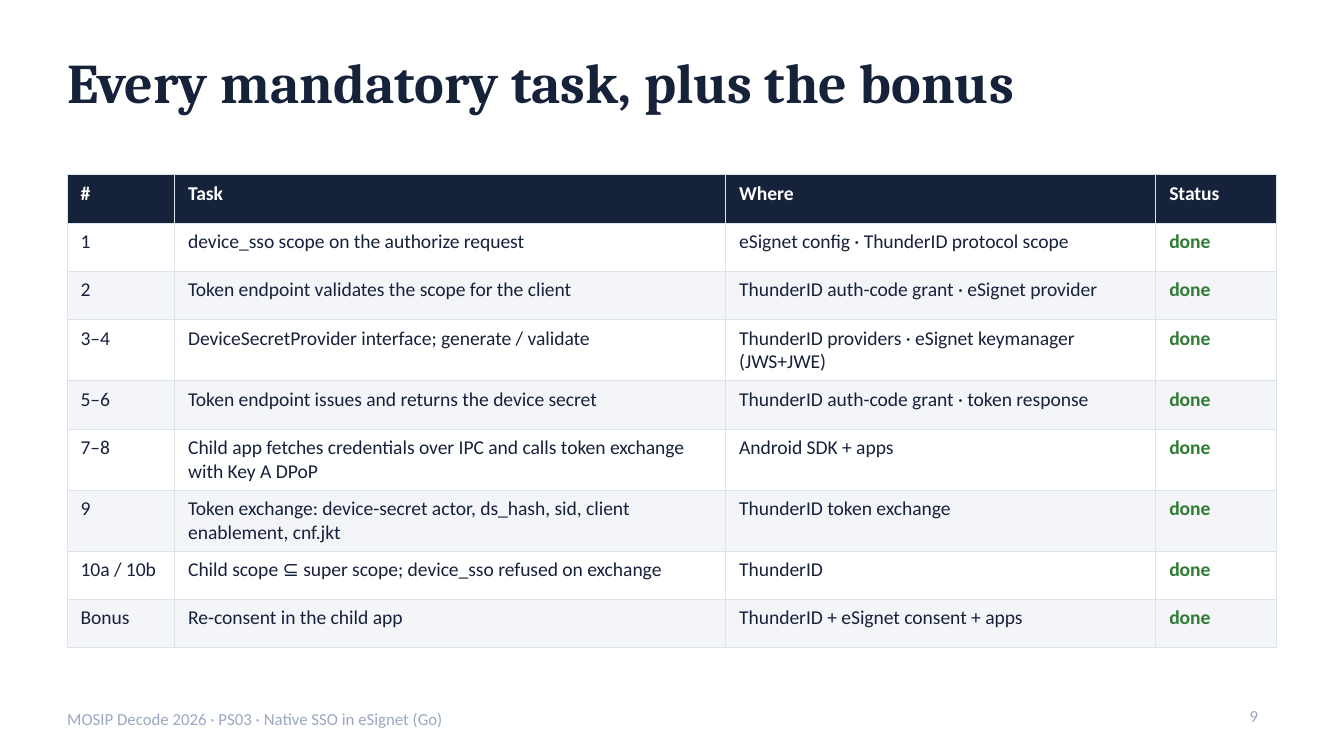
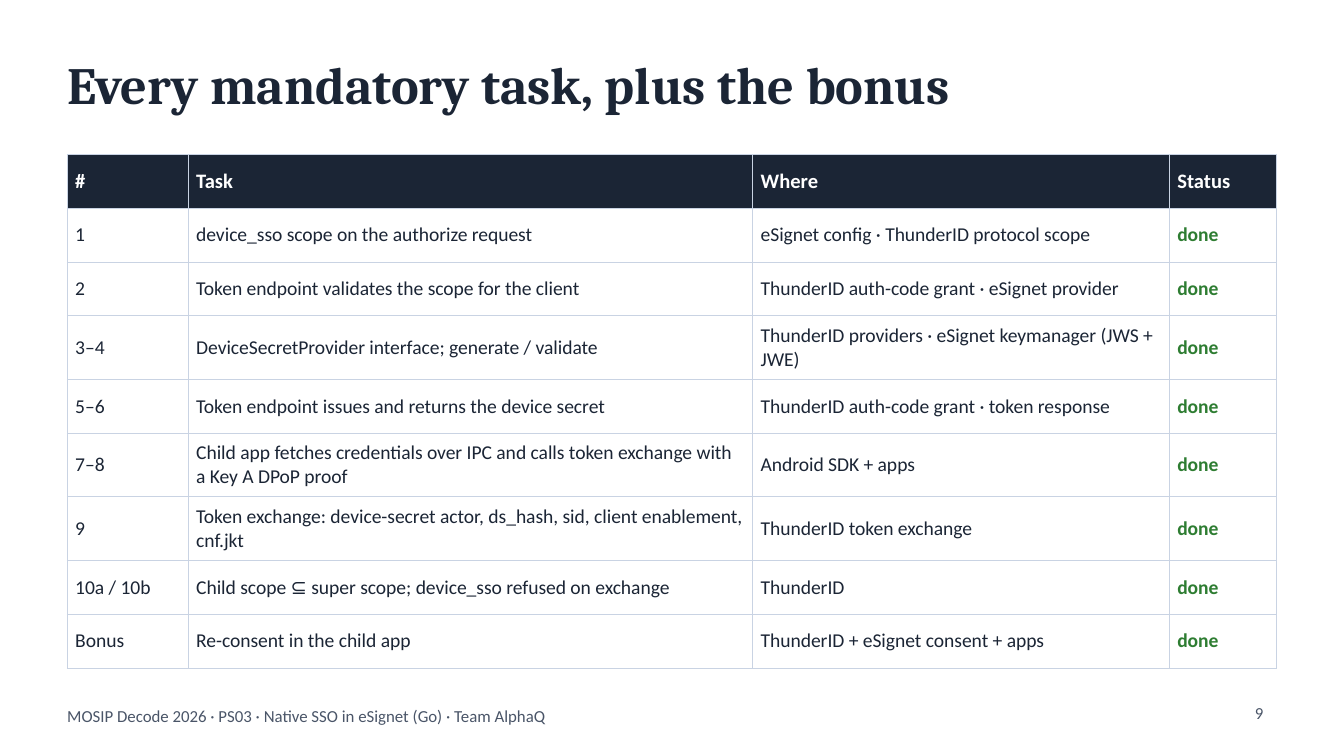
Before and after one commit to DevAnuragT/mosip-decode-2026-native-sso, a slide deck: slide 9 of docs/pitch-deck.pptx. Drawn at 1344x756 pixels with LibreOffice and Linux fonts; fonts in the diff are those of the drawing. Boxes give left, top, right and bottom in pixels: in the first picture for what was removed or moved away, otherwise in the second. Text is boxed around its words. In the diff, an @@ line names an element or a change of style, - is before the commit and + after.

```diff
--- a/docs/pitch-deck.pptx
+++ b/docs/pitch-deck.pptx
@@ title "Every mandatory task, plus the ..." at <box>67,67,950,116</box>: size 30 to 28 pt, text colour #16213A to #1B2535; vertical alignment top to middle @@
@@ table at <box>67,155,1277,655</box> @@
-row 4, column 3: ThunderID providers · eSignet keymanager (JWS+JWE)
+row 4, column 3: ThunderID providers · eSignet keymanager (JWS + JWE)
-row 6, column 2: Child app fetches credentials over IPC and calls token exchange with Key A DPoP
+row 6, column 2: Child app fetches credentials over IPC and calls token exchange with a Key A DPoP proof
@@ fill #16213A to #1B2535 in row 1 @@
@@ fill #F3F5F9 to #FFFFFF in 16 cells @@
@@ size 10.5 to 11 pt in "#", "Task", "Where", "Status" @@
@@ text colour #16213A to #1B2535 in "1", "device_sso scope on the authorize request", "eSignet config · ThunderID protocol scope", "2" and 18 more places @@
@@ borders changed @@
@@ table: place and size @@
-table at <box>67,175,1277,632</box>
+table at <box>67,155,1277,655</box>
@@ text at <box>67,710,546,725</box>: text changed; text colour #9AA8C2 to #4A5568 @@
-MOSIP Decode 2026 · PS03 · Native SSO in eSignet (Go)
+MOSIP Decode 2026 · PS03 · Native SSO in eSignet (Go) · Team AlphaQ
@@ page number at <box>1255,708,1264,719</box>: text colour #9AA8C2 to #4A5568; alignment left to right @@
```
Also in this commit, not shown: 12 other slides changed, 5 other files.
